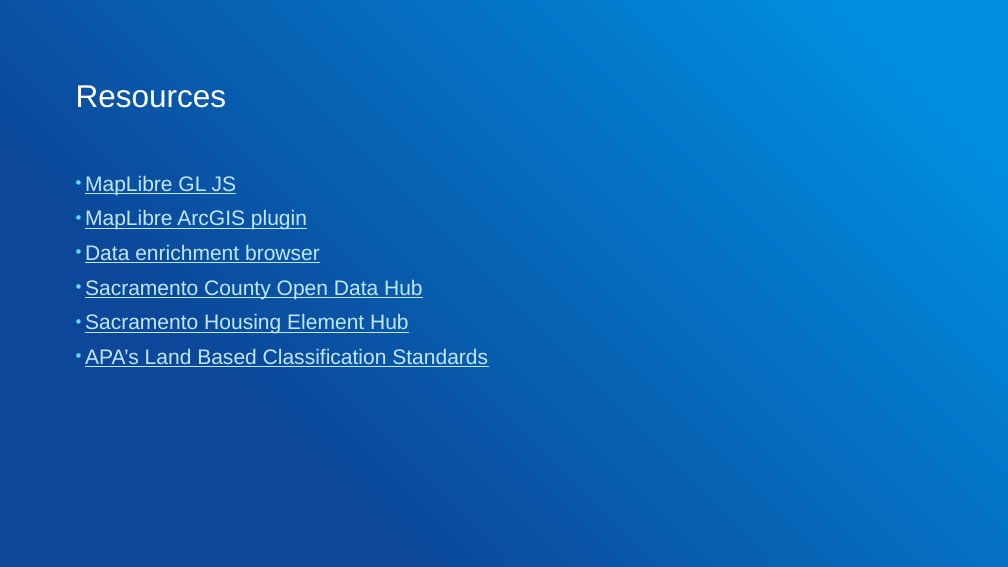
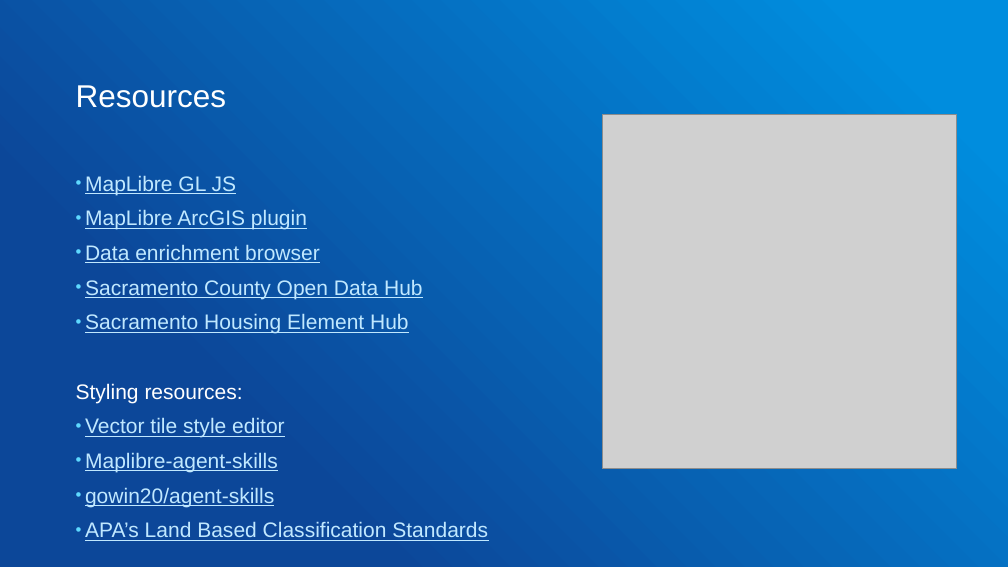
Before and after one commit to gowin20/foss4g-2026-maplibregl-data-visualization, a slide deck: slide 26 of foss4g-maplibre-data-visualization.pptx (slide 25 before the commit). Drawn at 1008x567 pixels with LibreOffice and Linux fonts; fonts in the diff are those of the drawing; grey boxes stand for pictures. Boxes give left, top, right and bottom in pixels: in the first picture for what was removed or moved away, otherwise in the second. Text is boxed around its words. In the diff, an @@ line names an element or a change of style, - is before the commit and + after.

```diff
--- a/foss4g-maplibre-data-visualization.pptx
+++ b/foss4g-maplibre-data-visualization.pptx
@@ picture added at [603, 114, 957, 469] @@
@@ text at [76, 383, 285, 507]: paragraphs added @@
+Styling resources:
+• Vector tile style editor
+• Maplibre-agent-skills
+• gowin20/agent-skills
```
Also in this commit, not shown: 11 other slides changed, 5 slides added, 4 slides removed, 10 other files.
